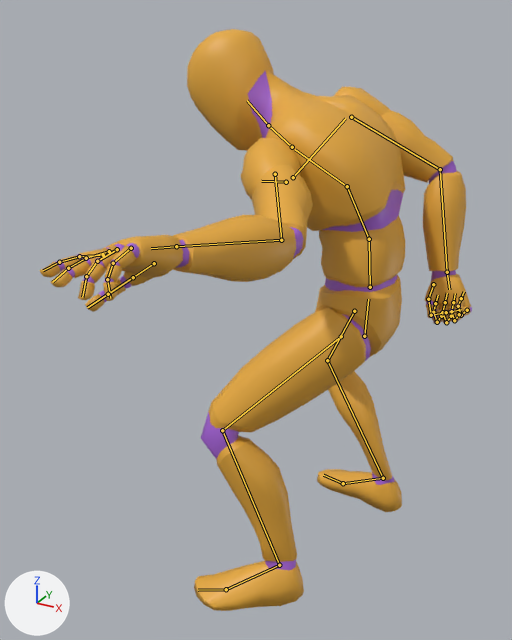
An edit to the glTF model public/models/hero/spartan.glb, drawn before and after from the same camera.
Camera for both pictures: a camera (50 mm lens) standing at (0.624, -1.516, 1.518) and looking at (-0.132, -0.141, 0.83). The axes (+X, +Y, +Z) are drawn at lower left. The lights are the same throughout. The older version comes first. Both versions are drawn at frame 5 of the action 'Dodge_R'; the numbers are the values there. The bones that change, and the others that lie on the model, are drawn over the model as lines.

The first picture shows 'Mannequin'.
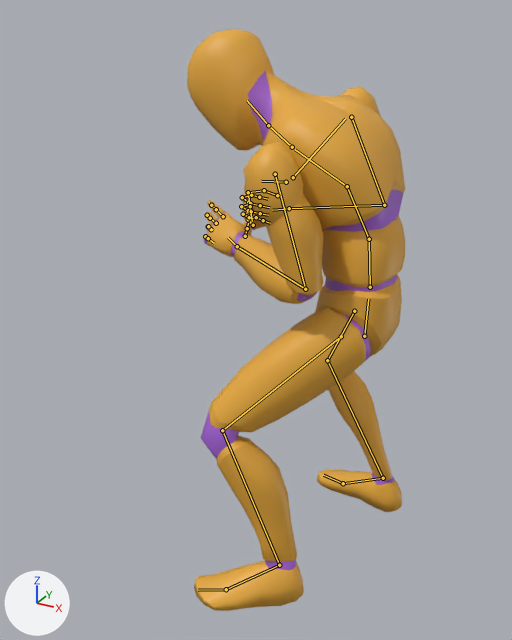
Location of each change, (x1, y1, x2, y2) in pixels of the pictures (512 x 640 px):
'Mannequin', posed (50% narrower): before (39, 29, 472, 611); after (187, 29, 405, 611)
bone 'upperarm_l', root to tip: before (275, 174) to (281, 240); after (275, 174) to (305, 289)
bone 'lowerarm_l', root to tip: before (281, 240) to (176, 246); after (305, 289) to (237, 246)
bone 'upperarm_r', root to tip: before (351, 117) to (440, 169); after (351, 117) to (384, 205)
bone 'lowerarm_r', root to tip: before (440, 169) to (447, 272); after (384, 205) to (289, 208)

Patch to the scene script:
```diff
--- a/public/models/hero/spartan.glb.py
+++ b/public/models/hero/spartan.glb.py
@@ bone_upperarm_l @@
 bone_upperarm_l = bpy.data.objects['Armature'].pose.bones['upperarm_l']  # child of 'clavicle_l'
-bone_upperarm_l.rotation_quaternion = (0.959, -0.114, -0.044, -0.255)  # degrees (-11, -8, -29)
+bone_upperarm_l.rotation_quaternion = (-0.772, -0.34, 0.115, 0.524)  # degrees (41, 10, -64)
@@ bone_lowerarm_l @@
 bone_lowerarm_l = bpy.data.objects['Armature'].pose.bones['lowerarm_l']  # child of 'upperarm_l'
-bone_lowerarm_l.rotation_quaternion = (0.868, 0.098, -0.242, 0.423)  # degrees (-2, -30, 53)
+bone_lowerarm_l.rotation_quaternion = (-0.499, -0.707, -0.239, -0.44)  # degrees (97, -23, 57)
@@ bone_upperarm_r @@
 bone_upperarm_r = bpy.data.objects['Armature'].pose.bones['upperarm_r']  # child of 'clavicle_r'
-bone_upperarm_r.rotation_quaternion = (0.804, 0.12, -0.085, 0.576)  # degrees (6, -16, 70)
+bone_upperarm_r.rotation_quaternion = (0.745, 0.354, 0.164, 0.541)  # degrees (45, -8, 69)
@@ bone_lowerarm_r @@
 bone_lowerarm_r = bpy.data.objects['Armature'].pose.bones['lowerarm_r']  # child of 'upperarm_r'
-bone_lowerarm_r.rotation_quaternion = (0.895, 0.404, -0.033, 0.187)  # degrees (47, -12, 18)
+bone_lowerarm_r.rotation_quaternion = (-0.587, -0.757, -0.157, -0.239)  # degrees (101, -10, 32)
```
